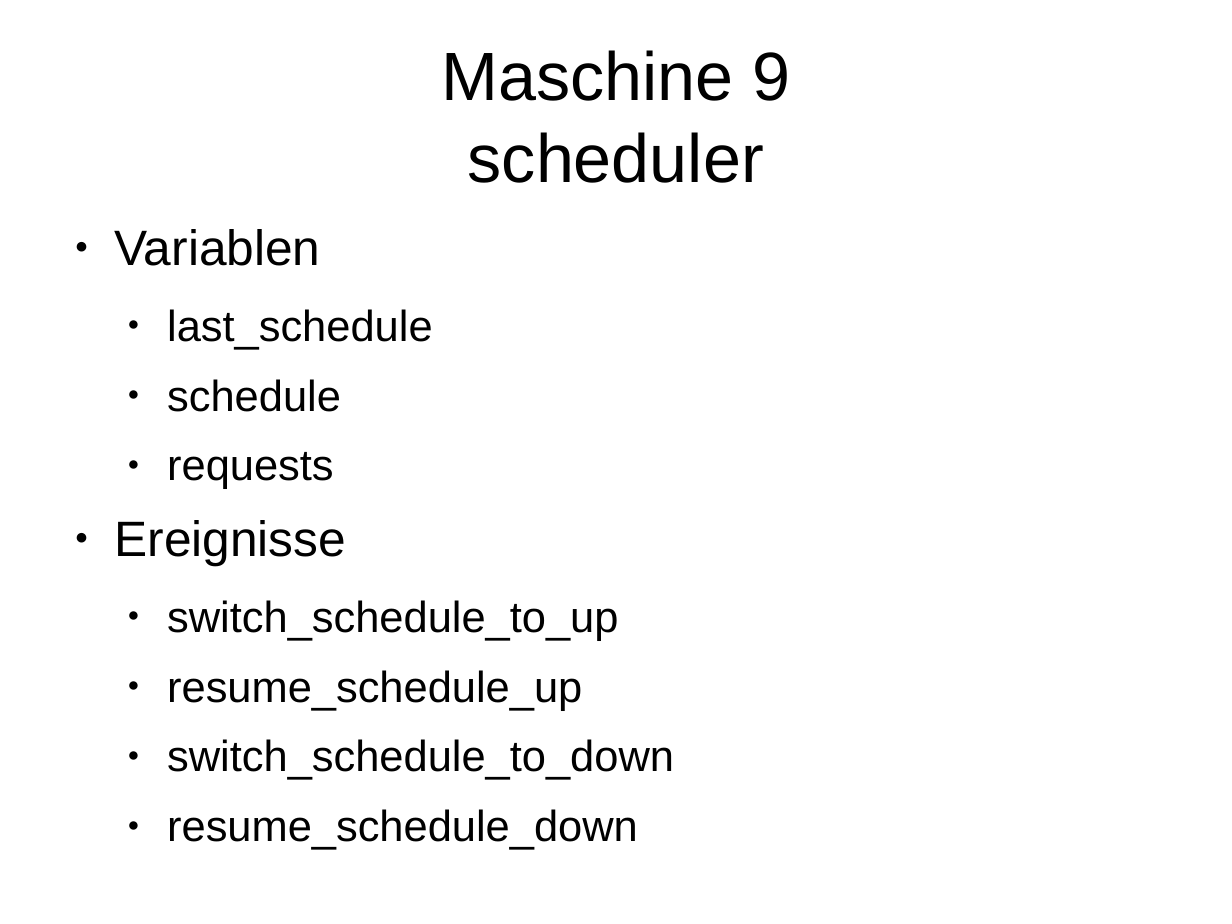
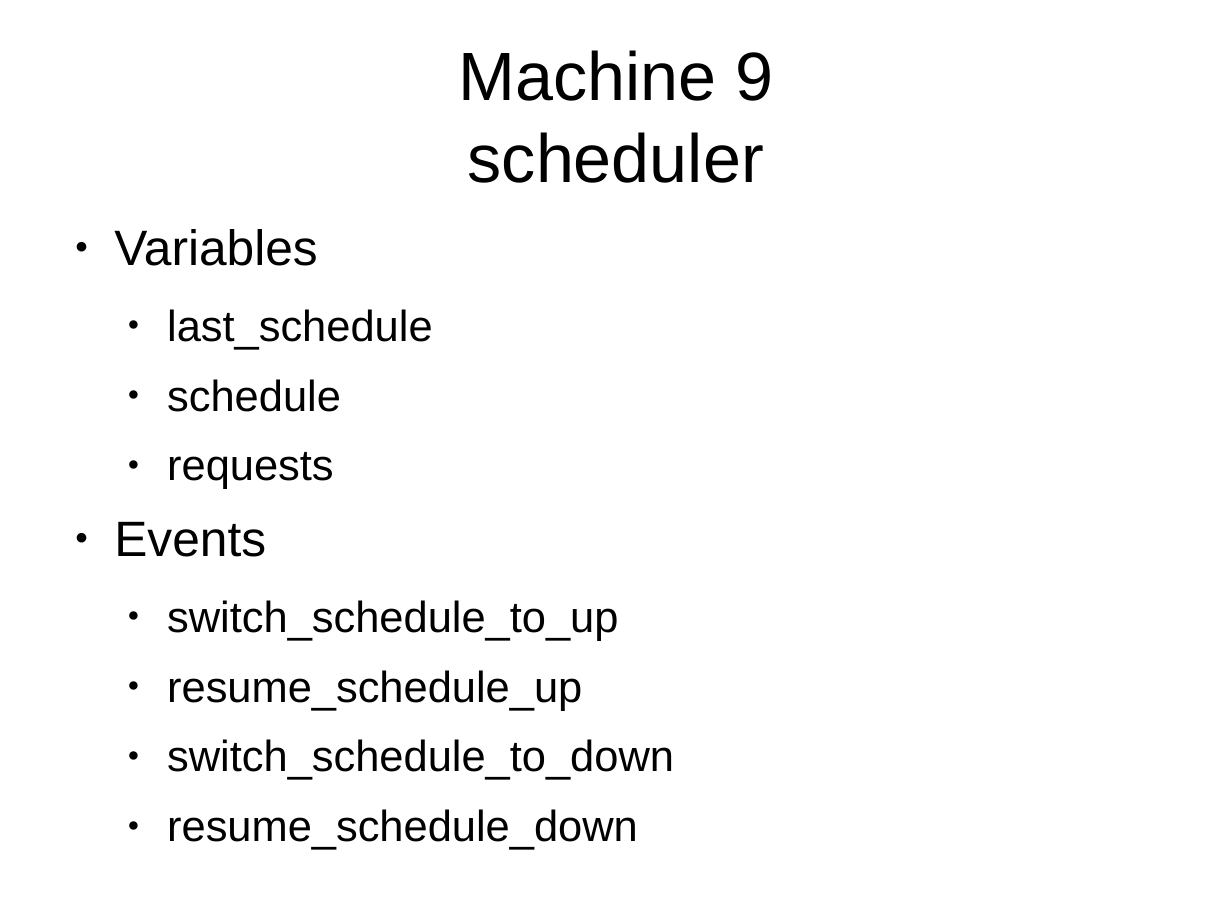
Before and after one commit to copton/ProvenLift, a slide deck: slide 11 of presentation/provenlift.odp. Drawn at 1232x924 pixels with LibreOffice and Linux fonts; fonts in the diff are those of the drawing. Boxes give left, top, right and bottom in pixels: in the first picture for what was removed or moved away, otherwise in the second. Text is boxed around its words. In the diff, an @@ line names an element or a change of style, - is before the commit and + after.

```diff
--- a/presentation/provenlift.odp
+++ b/presentation/provenlift.odp
@@ title at [458,50,773,183]: text changed @@
-Maschine 9
-scheduler
+Machine 9
+scheduler
@@ text at [114,229,317,266]: text changed @@
-● Variablen
+● Variables
@@ text at [114,521,266,557]: text changed @@
-● Ereignisse
+● Events
```
Also in this commit, not shown: 11 other slides changed, 6 slides added, 6 slides removed.
